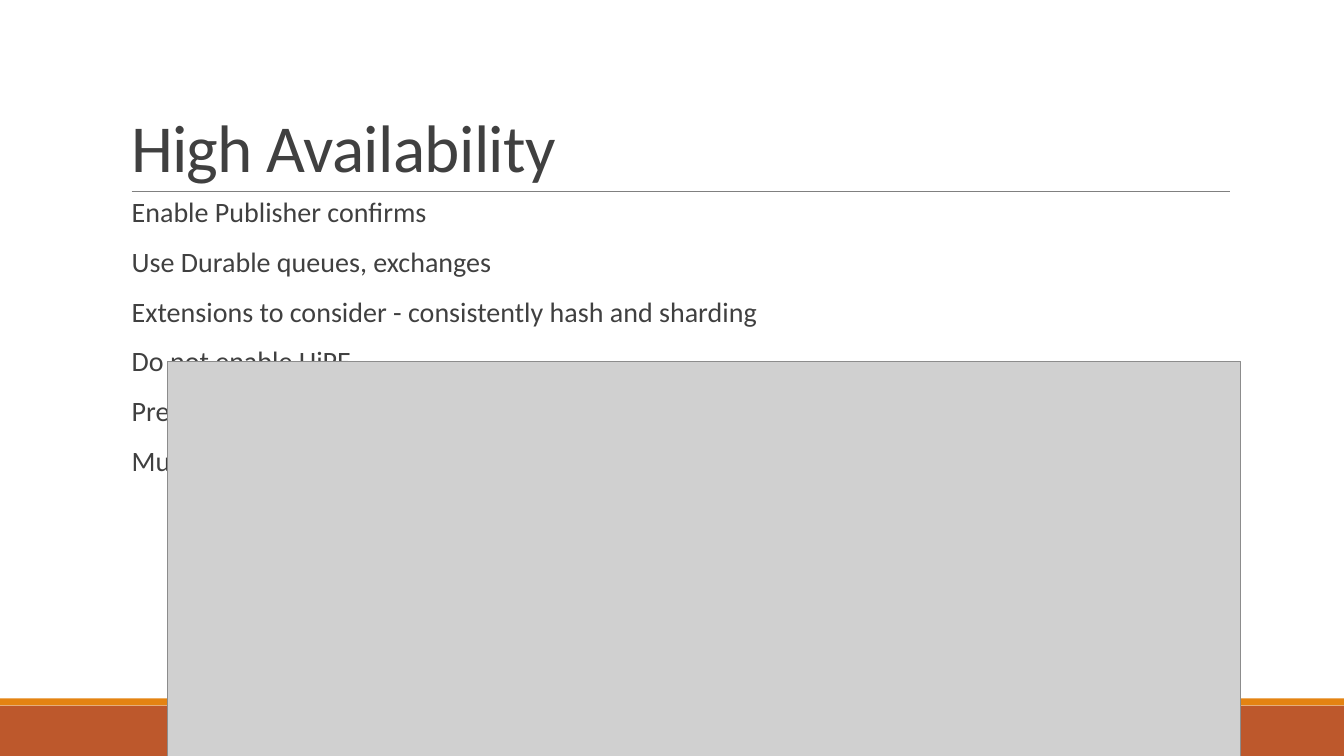
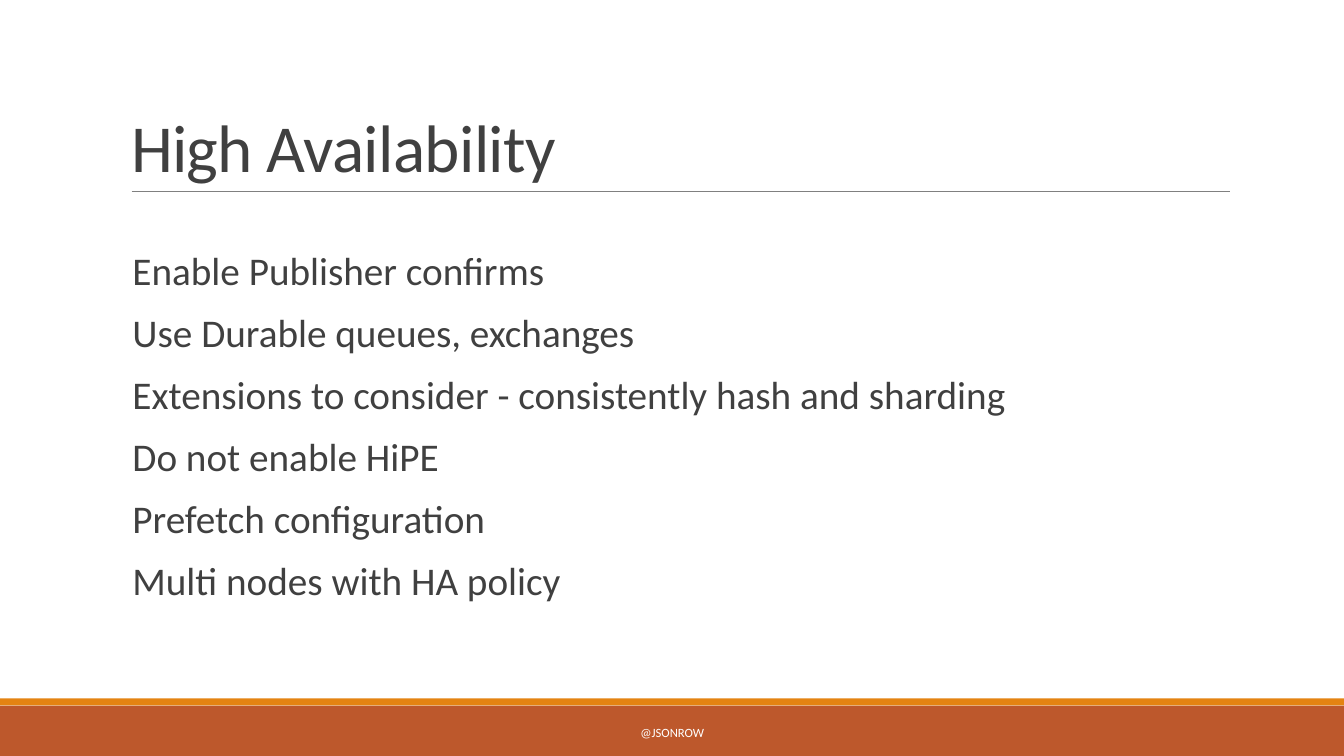
Before and after one commit to JasonRowe/TCCC23, a slide deck: slide 11 of Microservice_plumbing_with_RabbitMQ.pptx (slide 19 before the commit). Drawn at 1344x756 pixels with LibreOffice and Linux fonts; fonts in the diff are those of the drawing; grey boxes stand for pictures. Boxes give left, top, right and bottom in pixels: in the first picture for what was removed or moved away, otherwise in the second. Text is boxed around its words. In the diff, an @@ line names an element or a change of style, - is before the commit and + after.

```diff
--- a/Microservice_plumbing_with_RabbitMQ.pptx
+++ b/Microservice_plumbing_with_RabbitMQ.pptx
@@ text "Enable Publisher confirms" at [132, 257, 1005, 602]: size 20 to 28 pt @@
@@ picture removed at [167, 361, 1240, 756] @@
@@ text added at [640, 729, 704, 739], 9 pt, text #FFFFFF @@
+@JSONROW
```
Also in this commit, not shown: 10 other slides changed, 3 slides added, 11 slides removed, 5 other files.
